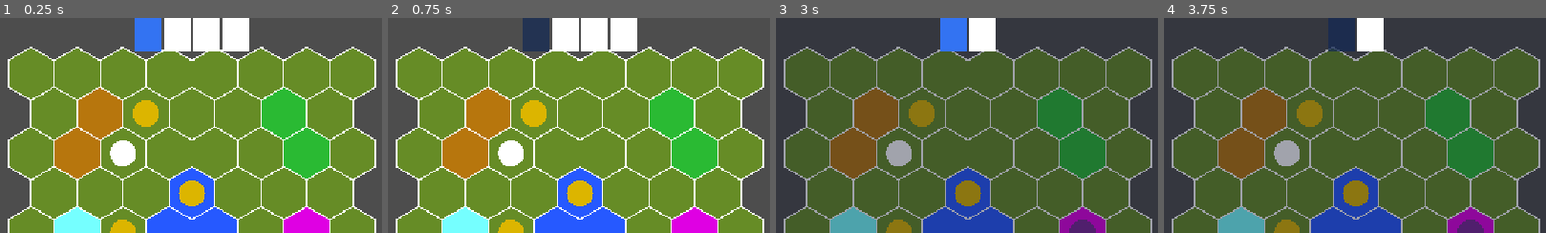
Above: before the commit, frames 1-4 (left to right).
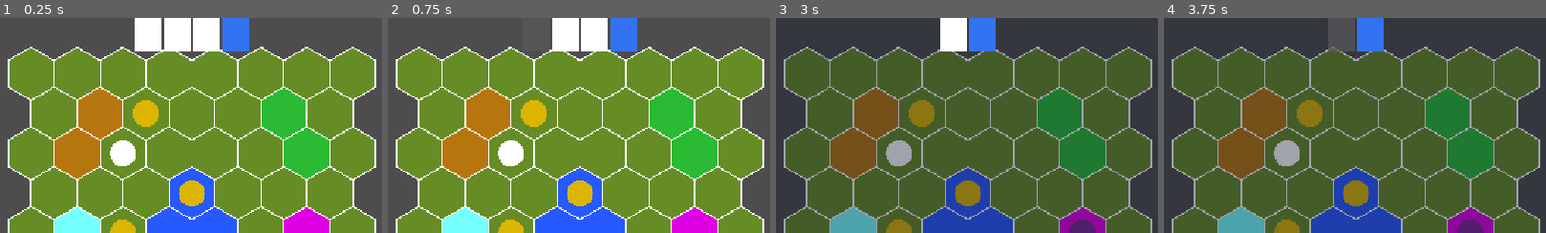
Above: after the commit, the same moments.

Repository: CookieZ0710/armello-lite
Game: Godot game, scene res://scenes/Main.tscn
Two runs of this game, one before a commit and one after it. Both use one fixed random seed, a clock stepped at 60 frames per second and the inputs below.
Inputs (mouse positions are % of the whole screen's width and height, from its top left):
- Up to frame 1 (0.25 s): no input
- Up to frame 2 (0.75 s): click "End Turn" at 0.5 s
- Up to frame 3 (3 s): click "End Turn" at 1.25 s; click "End Turn" at 2 s; tap Enter at 2.75 s; move the mouse to (29, 13) at 2.77 s; click (29, 13) at 2.92 s
- Up to frame 4 (3.75 s): tap Space at 3.5 s; move the mouse to (35, 13) at 3.52 s; click (35, 13) at 3.67 s
The pictures show only the part of the screen within x 25-75%, y 0-50%; the shares and areas given below are measured in that part.

The runs differ from the first frame. In frame 1, 2.2% of the frame differs, in the area x 35-66%, y 0-16%; in frame 2, 2.2%; in frame 3, 2.2%; in frame 4, 2.2%.

Commit message:
refactoring movement
beginning migration of movement related responsibilities away from main into a separate manager ahead of implementing NPC movement

Diff:
--- /dev/null
+++ b/scripts/MovementManager.gd
@@ -0,0 +1,6 @@
+extends Node
+
+
+# Called when the node enters the scene tree for the first time.
+func _ready() -> void:
+	pass # Replace with function body.
--- a/scripts/TurnManager.gd
+++ b/scripts/TurnManager.gd
@@ -54,6 +54,10 @@
 
 		turn_queue.append(actor)
 
+	turn_queue.sort_custom(func(a, b):
+		return a.turn_priority < b.turn_priority
+	)
+
 	current_turn_index = 0
 	queue_changed.emit()
 
--- a/scripts/entities/npc.gd
+++ b/scripts/entities/npc.gd
@@ -6,11 +6,14 @@
 @export_enum("Both", "Day", "Night")
 var active_phase: String = "Night"
 
+enum NPCRole {ROAMING_GUARD, CASTLE_GUARD, BANE}
+@export var npc_role: NPCRole = NPCRole.ROAMING_GUARD
+
 var current_health: int
 var max_health: int
 var fight: int
 var coordinates: Vector2i = Vector2i.ZERO
-
+var turn_priority: int = 0
 
 
 func _ready() -> void:
@@ -48,3 +51,7 @@
 		return active_phase == "Night"
 
 	return active_phase == "Day"
+
+
+#func take_turn(game: Node) -> void:
+	#print("NPC taking turn: ", NPCRole.keys()[npc_role])
--- a/scripts/entities/player.gd
+++ b/scripts/entities/player.gd
@@ -14,6 +14,8 @@
 var mana: int = 0
 var rot: int = 0
 var prestige: int = 0
+
+var turn_priority: int = 1
 
 # Called when the node enters the scene tree for the first time.
 func _ready() -> void:
--- a/scripts/main.gd
+++ b/scripts/main.gd
@@ -4,6 +4,7 @@
 const DEFAULT_HERO = preload("res://data/characters/default_hero.tres")
 
 const NPC = preload("res://scenes/NPC.tscn")
+const NPC_SCRIPT = preload("res://scripts/entities/npc.gd")
 const BANE_DATA = preload("res://data/characters/placeholder_bane.tres")
 const GUARD_DATA = preload("res://data/characters/royal_guard.tres")
 
@@ -47,14 +48,14 @@
 
 	var castle_spawn = get_random_type(CASTLE_DATA)
 	if castle_spawn.x != 999999:
-		spawn_guard(castle_spawn)
+		spawn_guard(castle_spawn, NPC_SCRIPT.NPCRole.CASTLE_GUARD)
 
 
 	for i in range(2):
 		var random_spawn = get_random_tile()
 		if random_spawn.x == 999999:
 			break
-		spawn_guard(random_spawn)
+		spawn_guard(random_spawn, NPC_SCRIPT.NPCRole.ROAMING_GUARD)
 
 	turn_manager.turn_changed.connect(_on_turn_changed)
 	turn_manager.phase_changed.connect(_on_phase_changed)
@@ -259,6 +260,7 @@
 	new_bane.character_data = BANE_DATA
 	new_bane.active_phase = "Night"
 	new_bane.npc_color = Color(0.478, 0.152, 0.595, 1.0)
+	new_bane.npc_role = NPC_SCRIPT.NPCRole.BANE
 	new_bane.coordinates = spawn_coordinates
 
 	add_child(new_bane)
@@ -267,7 +269,7 @@
 	turn_manager.register_actor(new_bane)
 
 
-func spawn_guard(spawn_coordinates: Vector2i) -> void:
+func spawn_guard(spawn_coordinates: Vector2i, role: NPC_SCRIPT.NPCRole) -> void:
 	if not hex_tiles.has(spawn_coordinates):
 		push_warning("Invalid Guard spawn coordinate!")
 		return
@@ -280,6 +282,7 @@
 	new_guard.character_data = GUARD_DATA
 	new_guard.active_phase = "Day"
 	new_guard.npc_color = Color(0.864, 0.71, 0.0, 1.0)
+	new_guard.npc_role = role
 	new_guard.coordinates = spawn_coordinates
 
 	add_child(new_guard)
@@ -337,11 +340,14 @@
 func _on_turn_changed(actor: Node) -> void:
 	if actor == player:
 		print("=== Player's Turn ===")
-	elif actor == bane:
+	elif actor.npc_role == NPC_SCRIPT.NPCRole.BANE:
 		print("=== Bane's Turn ===")
 		print("Bane cant do shit so pass")
-	elif actor == guard:
-		print("=== Guard's Turn ===")
+	elif actor.npc_role == NPC_SCRIPT.NPCRole.CASTLE_GUARD:
+		print("=== Castle Guard's Turn ===")
+		print("Guard cant do shit so pass")
+	elif actor.npc_role == NPC_SCRIPT.NPCRole.ROAMING_GUARD:
+		print("=== Roaming Guard's Turn ===")
 		print("Guard cant do shit so pass")
 
 	update_turn_order_ui()
Not shown, added: scripts/MovementManager.gd.uid
